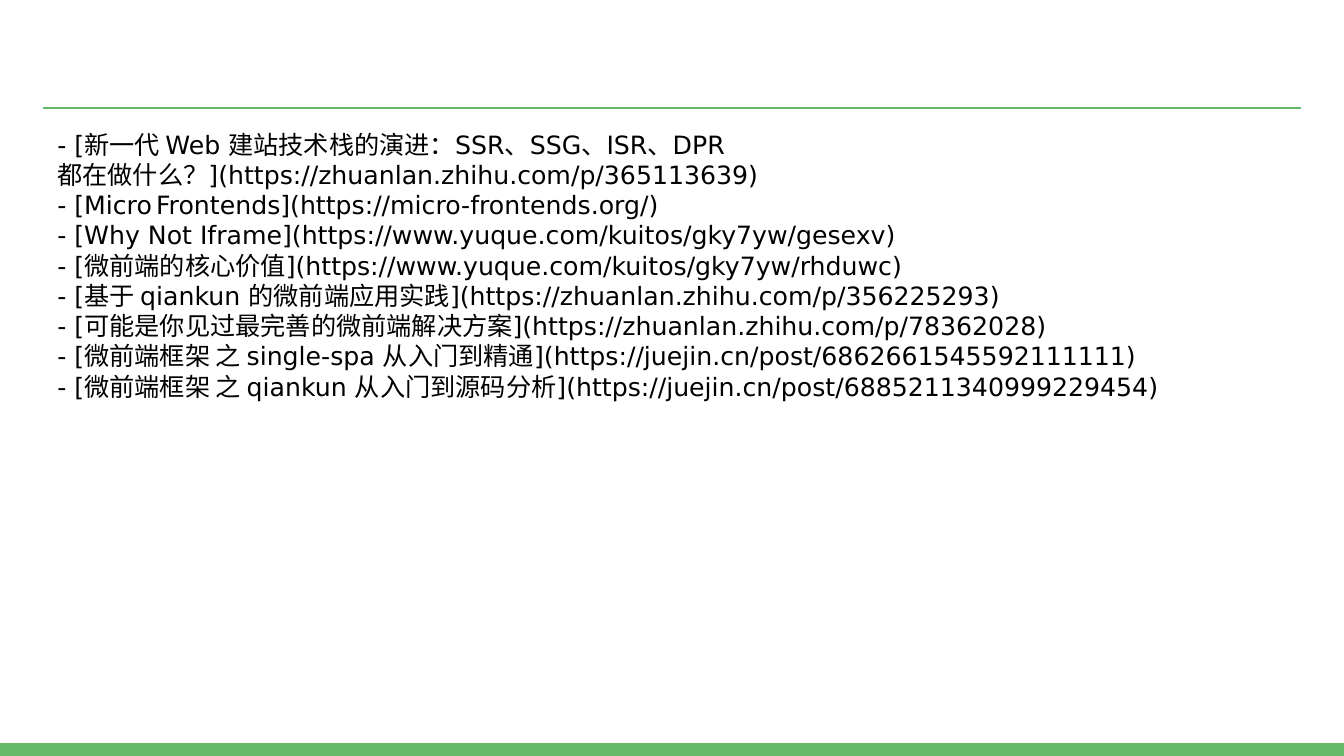
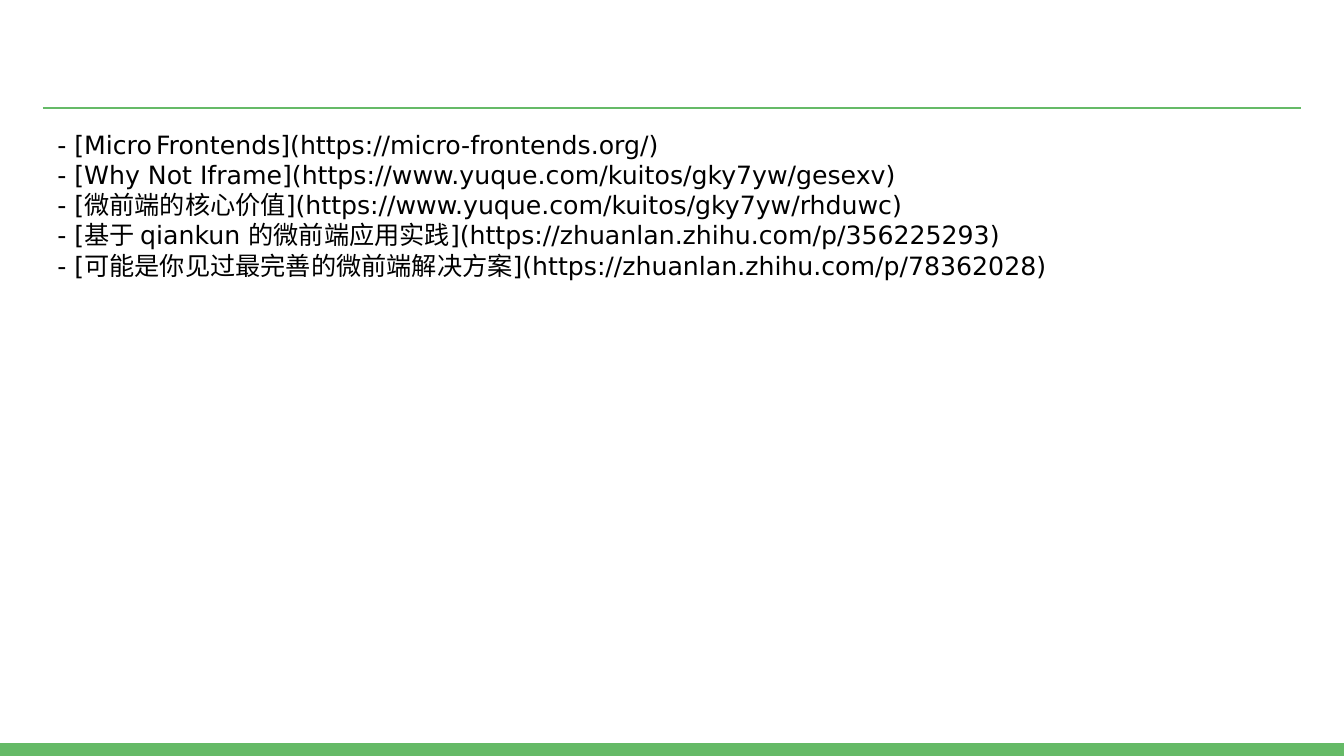
Before and after one commit to BoswellJi/BoswellJi, a slide deck: slide 24 of blog-source-code/doc/ppt/micro-frontend.pptx (slide 23 before the commit). Drawn at 1344x756 pixels with LibreOffice and Linux fonts; fonts in the diff are those of the drawing; background and template pictures are left out. Boxes give left, top, right and bottom in pixels: in the first picture for what was removed or moved away, otherwise in the second. Text is boxed around its words. In the diff, an @@ line names an element or a change of style, - is before the commit and + after.

Commit message:
feat: 微前端ppt

```diff
--- a/blog-source-code/doc/ppt/micro-frontend.pptx
+++ b/blog-source-code/doc/ppt/micro-frontend.pptx
@@ text at (57,132,758,190): paragraph removed @@
-- [新一代 Web 建站技术栈的演进：SSR、SSG、ISR、DPR 都在做什么？](https://zhuanlan.zhihu.com/p/365113639)
@@ text at (74,340,1158,402): paragraphs removed @@
-- [微前端框架 之 single-spa 从入门到精通](https://juejin.cn/post/6862661545592111111)
-- [微前端框架 之 qiankun 从入门到源码分析](https://juejin.cn/post/6885211340999229454)
```
Also in this commit, not shown: 5 other slides changed, 1 slide added, 2 other files.
